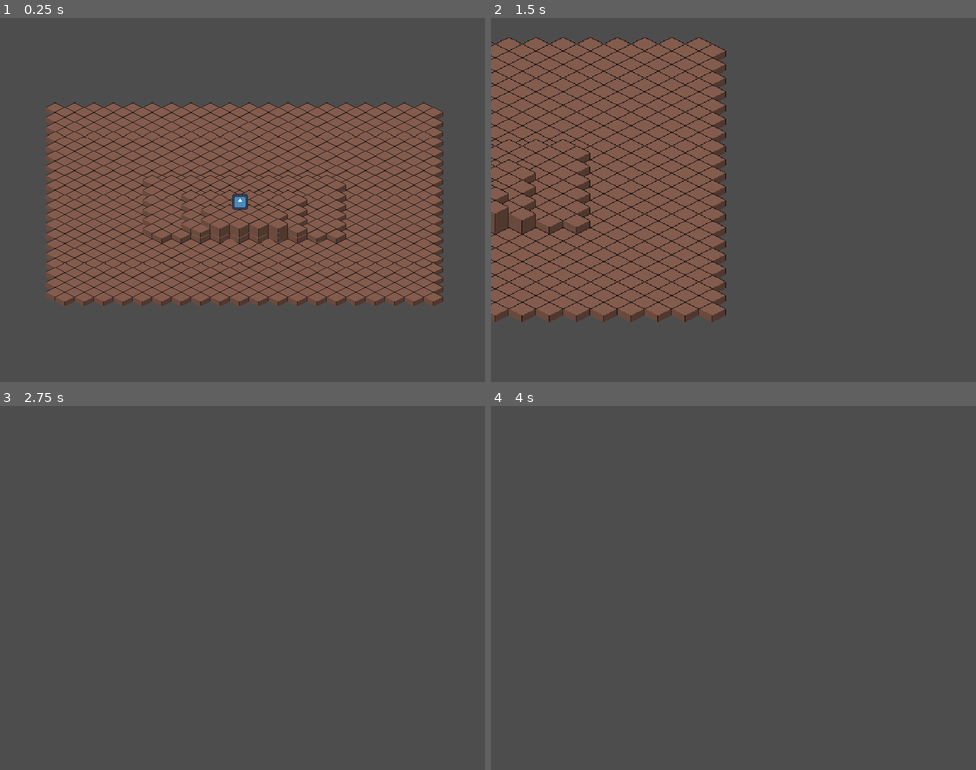
Above: before the commit, frames 1-4 (two rows, left to right).
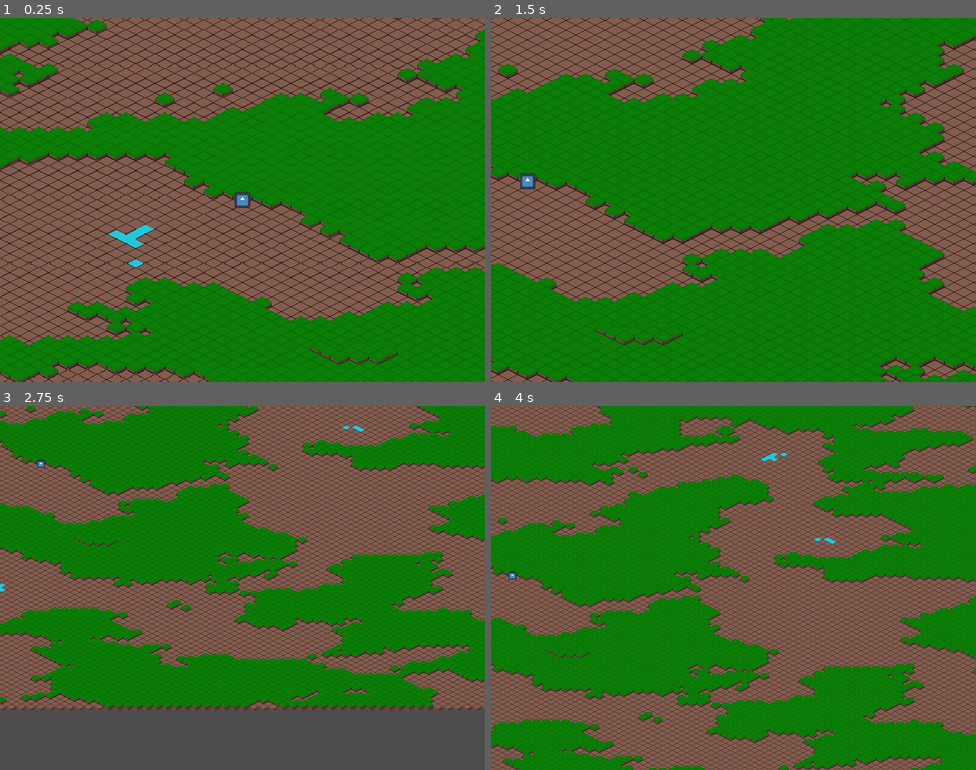
Above: after the commit, the same moments.

Repository: ezequielleonzybert/isourvival
Game: Godot game, scene res://scenes/scenario_1.tscn
Same seed, same stepped clock (60 frames per second), same inputs: the game is played once before the commit and once after it. The engine's default icon, where the game draws it, is replaced by a stand-in: a white triangle on a blue panel in a dark square.
Inputs (mouse positions are in pixels of both pictures, inside the frame that each line leads up to):
- Up to frame 1 (0.25 s): no input
- Up to frame 2 (1.5 s): tap Enter at 0.5 s; move the mouse to (840, 181) at 0.52 s; hold Right (ui_right) 0.53-1.28 s; tap Mouse wheel down (zoom_out) at 0.6 s; click (840, 181) at 0.67 s; move the mouse to (636, 218) at 1.27 s; hold Down (ui_down) from 1.28 s (still down); tap Mouse wheel up (zoom_in) at 1.35 s
- Up to frame 3 (2.75 s): tap Mouse wheel down (zoom_out) at 1.55, 2.1 s; move the mouse to (291, 507) at 2.02 s; release Down (ui_down) at 2.03 s; hold Right (ui_right) from 2.03 s (still down)
- Up to frame 4 (4 s): move the mouse to (709, 660) at 2.77 s; release Right (ui_right) at 2.78 s; hold Up (ui_up) 2.78-3.53 s; tap Mouse wheel down (zoom_out) at 2.85, 3.8 s; click (709, 660) at 2.92 s; move the mouse to (879, 642) at 3.52 s; hold Left (ui_left) from 3.53 s (still down); tap Mouse wheel up (zoom_in) at 3.6 s

The runs differ from the first frame. In frame 1, 84% of the frame differs, in the area x 0-100%, y 0-100%; in frame 2, 89%; in frame 3, 83%; in frame 4, 100%.

Commit message:
mapgenerator

Diff:
--- a/isourvival/scenes/scenario_1.tscn
+++ b/isourvival/scenes/scenario_1.tscn
@@ -28,7 +28,6 @@
 [node name="Player" parent="." unique_id=807722964 instance=ExtResource("2_ihi4u")]
 z_index = 3
 y_sort_enabled = true
-position = Vector2(1, 3)
 
 [node name="Torch" type="PointLight2D" parent="Player" unique_id=875235060]
 visible = false
@@ -38,8 +37,7 @@
 texture = SubResource("GradientTexture2D_pxfm4")
 script = ExtResource("5_pxfm4")
 
-[node name="Camera2D" parent="." unique_id=922122216 instance=ExtResource("10_6f4qh")]
-position = Vector2(5, 0)
+[node name="Camera" parent="." unique_id=922122216 instance=ExtResource("10_6f4qh")]
 
 [node name="Night" type="CanvasModulate" parent="." unique_id=730555454]
 visible = false
--- a/isourvival/scripts/camera.gd
+++ b/isourvival/scripts/camera.gd
@@ -19,4 +19,4 @@
 	if Input.is_action_just_pressed("zoom_in"):
 		zoom += Vector2(.5,.5)
 	elif Input.is_action_just_pressed("zoom_out"):
-		zoom -= Vector2(.1,.1)
+		zoom -= Vector2(.5,.5)
--- a/isourvival/scripts/layers.gd
+++ b/isourvival/scripts/layers.gd
@@ -1,21 +1,41 @@
 extends Node2D
 
 const MAX_HEIGHT = 4
-const WORLD_SIZE = 20
+const WORLD_SIZE = 100
+
+var tileType = {
+	"grass": Vector2(0,0),
+	"mud": Vector2(1,0),
+	"snow": Vector2(2,0),
+	"sand": Vector2(0,1),
+	"water": Vector2(1,1),
+}
 
 func _ready() -> void:
-
-	var layers = []
+	var noise = FastNoiseLite.new()
+	noise.noise_type = FastNoiseLite.TYPE_PERLIN
+	noise.seed = randi()
+	noise.frequency = .05
 
 	for i in range(MAX_HEIGHT):
 		var layer = TileMapLayer.new()
 		layer.tile_set = load("res://assets/tileset.tres")
 		layer.y_sort_enabled = true
-		layer.position.y += i*8
+		layer.position.y -= i*8
 		layer.texture_filter = CanvasItem.TEXTURE_FILTER_NEAREST
 
-		for x in range (-WORLD_SIZE/(2+i*2), WORLD_SIZE/(2+i*2)):
-			for y in range (-WORLD_SIZE/(1+i*2), WORLD_SIZE/(1+i*2)):
-				layer.set_cell(Vector2(x,y),0,Vector2(1,0))
+		var tile = tileType["mud"]
+		if i >= 1: tile = tileType["grass"]
+		elif i == 5: tile = tileType["snow"]
+
+		var threshold = -1.0 + (2.0 / MAX_HEIGHT) * (i + 1)
+
+		for x in range (-WORLD_SIZE/2, WORLD_SIZE/2):
+			for y in range (-WORLD_SIZE, WORLD_SIZE):
+				var value = noise.get_noise_2d(x,y)
+				if value > threshold:
+					layer.set_cell(Vector2(x,y),0,tile)
+				elif i == 0:
+					layer.set_cell(Vector2(x,y),0,tileType["water"])
 
 		add_child(layer)
